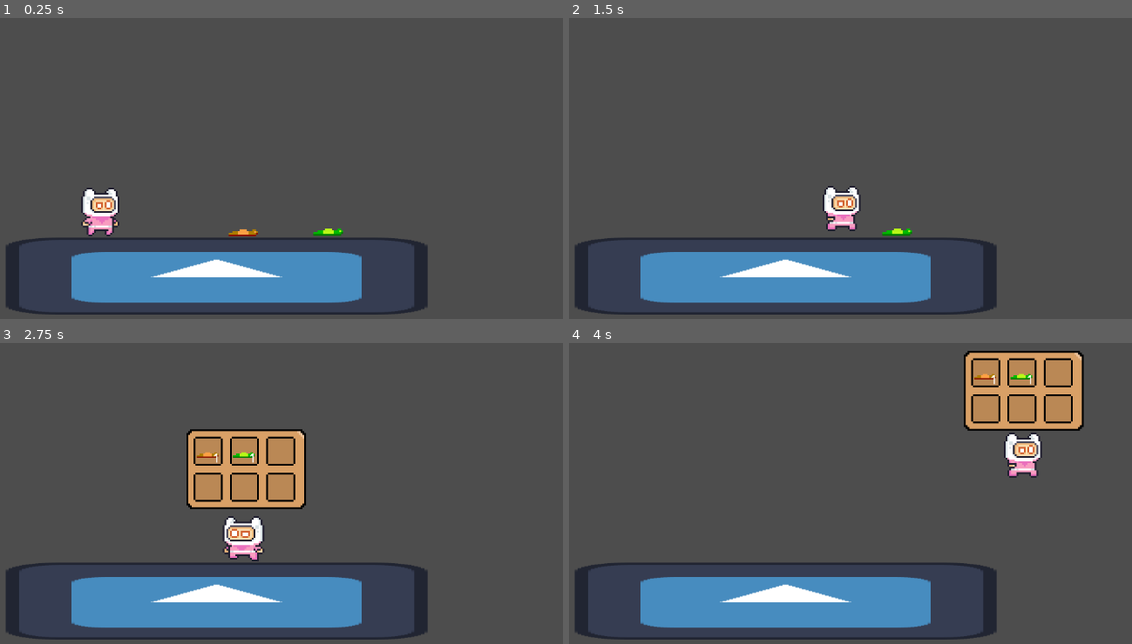
Above: before the commit, frames 1-4 (two rows, left to right).
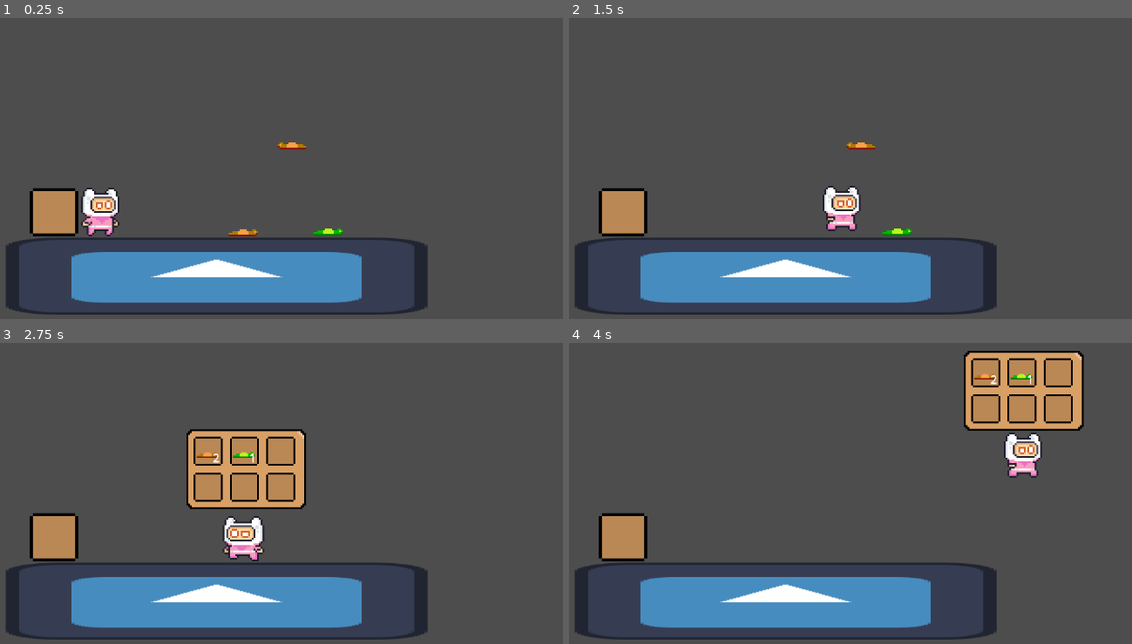
Above: after the commit, the same moments.

Repository: kbyrnes-tcd/rotten-itf
Game: Godot game, scene res://scenes/drafts/main.tscn
The game is run twice, just before and just after one commit, with the same random seed, the same clock (stepped at 60 frames per second) and the same inputs. The engine's default icon, where the game draws it, is replaced by a stand-in: a white triangle on a blue panel in a dark square.
Inputs:
- Up to frame 1 (0.25 s): no input
- Up to frame 2 (1.5 s): hold D (right) from 0.53 s (still down); tap I (inv) at 0.6, 1.35 s; tap Space (jump) at 0.77 s
- Up to frame 3 (2.75 s): tap Space (jump) at 1.52 s; release D (right) at 2.03 s; hold Left (left) from 2.03 s (still down); tap I (inv) at 2.1 s
- Up to frame 4 (4 s): release Left (left) at 2.78 s; hold D (right) from 2.78 s (still down); tap I (inv) at 2.85, 3.6 s; tap Space (jump) at 3.02, 3.77 s

The runs differ from the first frame. In frame 1, 1.5% of the frame differs, in the area x 5-55%, y 41-73%; in frame 2, 1.5%; in frame 3, 1.4%; in frame 4, 1.4%.

Commit message:
Inventory sys fin: item consumption
added a node of type 'item_consumer' e.g. lantern which accepts a specific item type (resource) and once activated with it:
- renders an appropriate texture within node
- decrements from player's inventory
- no longer requests resources from player (collider decativated)

Diff:
--- /dev/null
+++ b/rotten-itf-game/scenes/drafts/item_consumer.tscn
@@ -0,0 +1,28 @@
+[gd_scene format=3 uid="uid://04yyftmutrku"]
+
+[ext_resource type="Script" uid="uid://csgyemaib401c" path="res://scripts/item_consumer.gd" id="1_1l00k"]
+[ext_resource type="Resource" uid="uid://dt677afg3p4f0" path="res://scripts/inventory_system/items/orange_worm.tres" id="2_ilaey"]
+[ext_resource type="Texture2D" uid="uid://dvjljkkkuelcb" path="res://assets/images/ui/inventory-slot.png" id="3_4wg0v"]
+[ext_resource type="Texture2D" uid="uid://cotxrl2gpbqxr" path="res://assets/images/worms/orange_worm_1.png" id="4_ilaey"]
+
+[sub_resource type="RectangleShape2D" id="RectangleShape2D_i8c17"]
+size = Vector2(16, 16)
+
+[node name="ItemConsumer" type="Node2D" unique_id=1931797563]
+scale = Vector2(5, 5)
+script = ExtResource("1_1l00k")
+item = ExtResource("2_ilaey")
+activated_tex = ExtResource("4_ilaey")
+
+[node name="Sprite2D" type="Sprite2D" parent="." unique_id=1208676535]
+texture = ExtResource("3_4wg0v")
+
+[node name="ActivatedSprite" type="Sprite2D" parent="Sprite2D" unique_id=731175246]
+scale = Vector2(0.645, 0.645)
+
+[node name="Area2D" type="Area2D" parent="." unique_id=1030232875]
+
+[node name="CollisionShape2D" type="CollisionShape2D" parent="Area2D" unique_id=977713877]
+shape = SubResource("RectangleShape2D_i8c17")
+
+[connection signal="body_entered" from="Area2D" to="." method="_on_area_2d_body_entered"]
--- a/rotten-itf-game/scenes/drafts/main.tscn
+++ b/rotten-itf-game/scenes/drafts/main.tscn
@@ -4,6 +4,7 @@
 [ext_resource type="Texture2D" uid="uid://c6erfvcnubuee" path="res://icon.svg" id="2_0wfyh"]
 [ext_resource type="PackedScene" uid="uid://ufmhebijpwbb" path="res://scenes/drafts/collectible_item.tscn" id="3_7uiby"]
 [ext_resource type="Resource" uid="uid://6pxkrw3jqp6n" path="res://scripts/inventory_system/items/green_worm.tres" id="4_gf3yc"]
+[ext_resource type="PackedScene" uid="uid://04yyftmutrku" path="res://scenes/drafts/item_consumer.tscn" id="5_s7xyy"]
 
 [sub_resource type="RectangleShape2D" id="RectangleShape2D_0wfyh"]
 size = Vector2(128, 130)
@@ -29,6 +30,17 @@
 [node name="OrangeWorm" parent="." unique_id=385129123 instance=ExtResource("3_7uiby")]
 position = Vector2(625, 487)
 
+[node name="OrangeWorm2" parent="." unique_id=1316661098 instance=ExtResource("3_7uiby")]
+position = Vector2(702, 343)
+
+[node name="Sprite2D" parent="OrangeWorm2" index="0" unique_id=1696524264]
+flip_h = true
+
 [node name="GreenWorm" parent="." unique_id=1305437828 instance=ExtResource("3_7uiby")]
 position = Vector2(765, 486.00003)
 item = ExtResource("4_gf3yc")
+
+[node name="Lantern" parent="." unique_id=1931797563 instance=ExtResource("5_s7xyy")]
+position = Vector2(310, 471.00003)
+
+[editable path="OrangeWorm2"]
--- a/rotten-itf-game/scripts/inventory_system/inventory.gd
+++ b/rotten-itf-game/scripts/inventory_system/inventory.gd
@@ -4,6 +4,13 @@
 signal update
 
 @export var slots: Array[InvSlot]
+
+func has(item: InvItem) -> bool:
+	# if slot for the current item exists, and it is not empty, true
+	var item_slots = slots.filter(func(slot): return slot.item == item)
+	if !item_slots.is_empty():
+		return true
+	else: return false
 
 func insert(item: InvItem):
 	# inserting to correct slot
@@ -18,3 +25,14 @@
 			empty_slots[0].item = item
 			empty_slots[0].amount = 1
 	update.emit()
+
+func remove(item: InvItem):
+	# remove from correct slot
+	# if slot for the current item exists, and it is not empty, decrement
+	var item_slots = slots.filter(func(slot): return slot.item == item)
+	if !item_slots.is_empty():
+		item_slots[0].amount -= 1
+	# if decremented amount has come to be 0 just null-ify that slot
+	if item_slots[0].amount == 0:
+		item_slots[0].item = null
+	update.emit()
--- /dev/null
+++ b/rotten-itf-game/scripts/item_consumer.gd
@@ -0,0 +1,25 @@
+extends Node2D
+
+var player = null;
+@export var item : InvItem # the required item for this lantern/consumer object
+@export var activated_tex : Texture2D
+
+@onready var collision_shape_2d: CollisionShape2D = $Area2D/CollisionShape2D
+@onready var activated_sprite: Sprite2D = $Sprite2D/ActivatedSprite
+
+func _ready() -> void:
+	print("this lantern requires an " + item.name)
+
+func _on_area_2d_body_entered(body: Node2D) -> void:
+	if body.has_method("collect"):
+		player = body
+		if (player.has(item)):
+			player.use(item)
+			# item consumer is now 'satiated'
+			call_deferred("deactivate")
+		else:
+			print("player does not have the req item")
+
+func deactivate():
+	activated_sprite.texture = activated_tex
+	collision_shape_2d.disabled = true
--- a/rotten-itf-game/scripts/player.gd
+++ b/rotten-itf-game/scripts/player.gd
@@ -16,6 +16,13 @@
 # collecting items
 func collect(item: InvItem):
 	inv.insert(item)
+
+func has(item: InvItem) -> bool:
+	return inv.has(item);
+
+# using items
+func use(item: InvItem):
+	inv.remove(item)
 
 # handling movement
 func _physics_process(delta: float) -> void:
Not shown, added: rotten-itf-game/scripts/item_consumer.gd.uid
